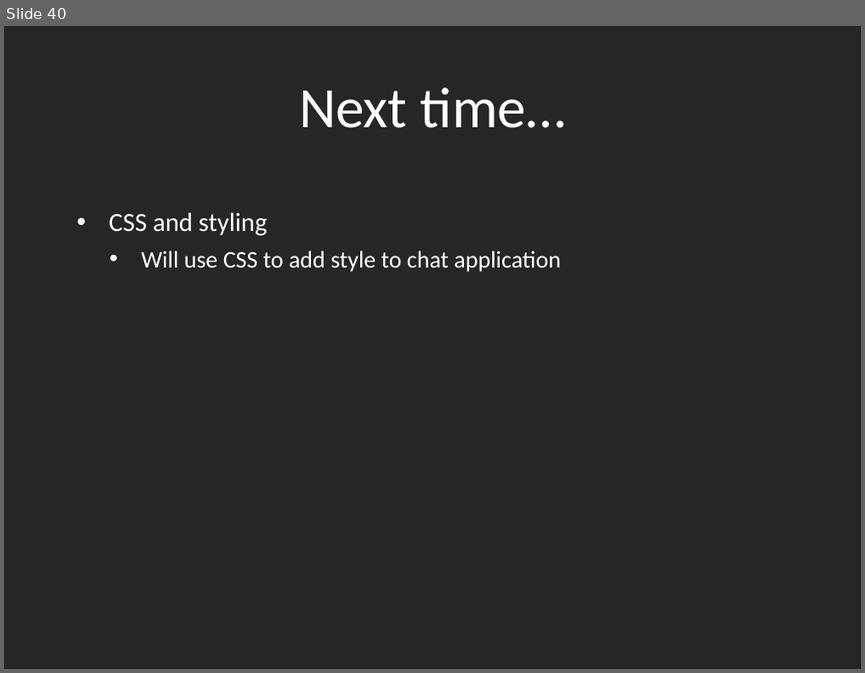
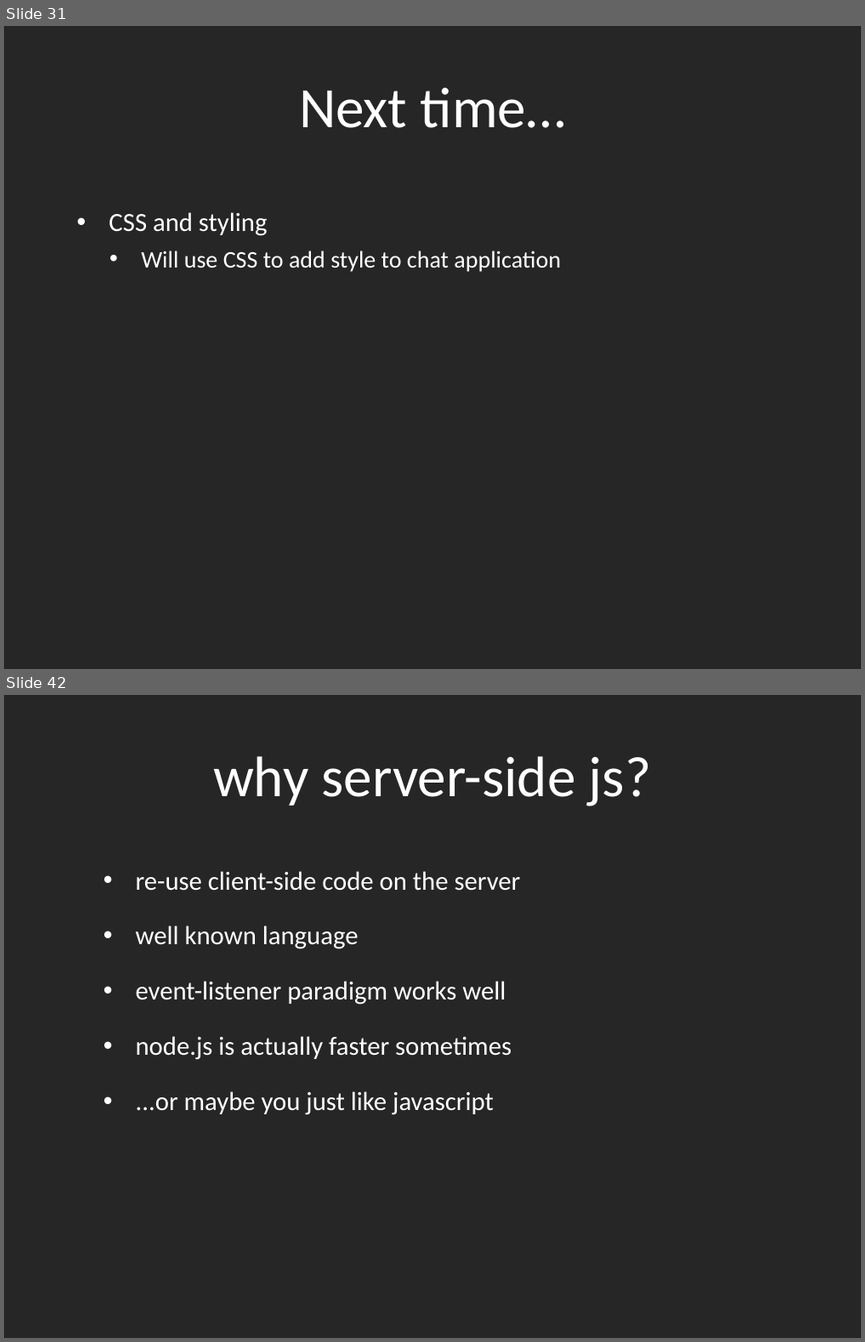
Before and after one commit to dantasse/ssuiweb2014, a slide deck: week09/week09.pptx. Shown one above the other, each under a label of ours: slide 40 before the commit, slides 31 and 42 after it; the slides between them are not shown. The pictures are 865x673 and 865x1342 pixels, drawn with LibreOffice and Linux fonts; fonts in the diff are those of the drawing. Boxes give left, top, right and bottom in pixels: in the first picture for what was removed or moved away, otherwise in the second. Text is boxed around its words. In the diff, an @@ line names an element or a change of style, - is before the commit and + after.

```diff
--- a/week09/week09.pptx
+++ b/week09/week09.pptx
@@ slide 42 added at bbox=[4, 695, 861, 1338], background #262626 @@
@@ title added at bbox=[213, 756, 651, 806], 48 pt, text #FFFFFF @@
+why server-side js?
@@ text added at bbox=[136, 871, 521, 1115], 22 pt, text #FFFFFF @@
+• re-use client-side code on the server
+• well known language
+• event-listener paradigm works well
+• node.js is actually faster sometimes
+• ...or maybe you just like javascript
@@ what was slide 40 is now slide 31 @@
```
Also in this commit, not shown: 3 slides changed, 31 other slides added, 9 slides removed.
